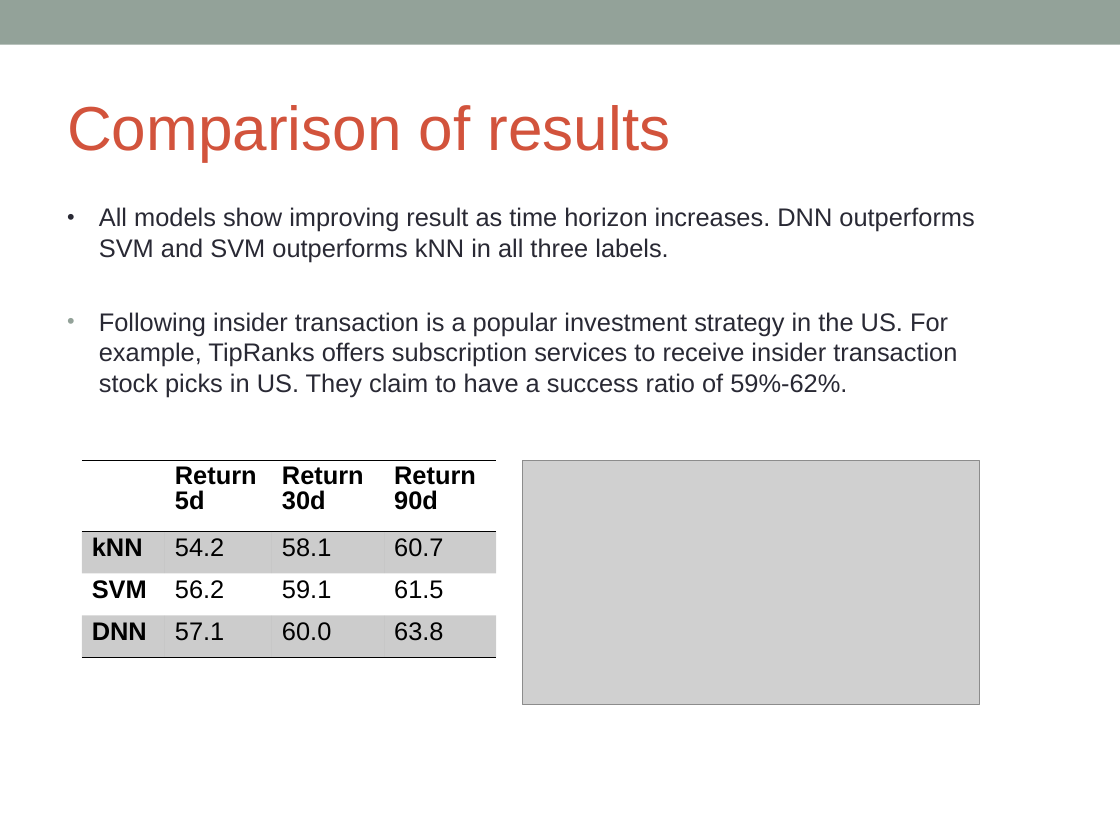
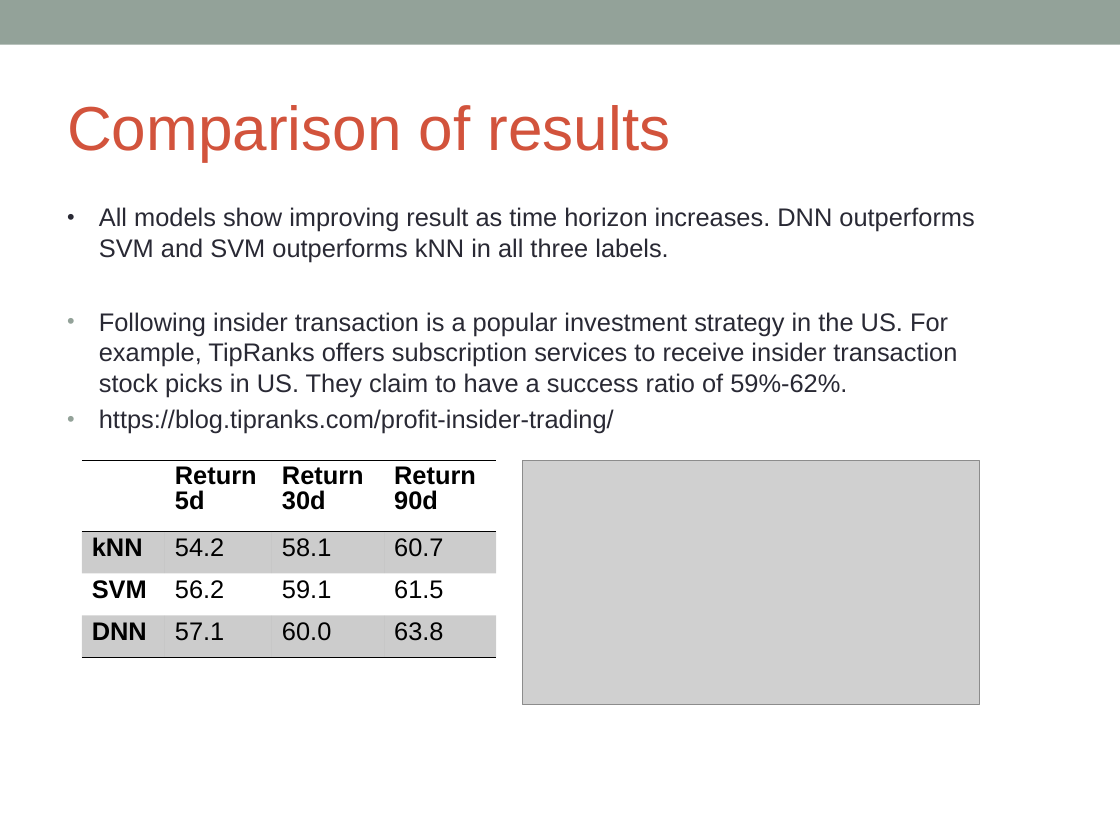
Before and after one commit to gafung/CIML, a slide deck: slide 13 of CIML presentation (Apr 18).ppt (slide 12 before the commit). Drawn at 1120x840 pixels with LibreOffice and Linux fonts; fonts in the diff are those of the drawing; grey boxes stand for pictures. Boxes give left, top, right and bottom in pixels: in the first picture for what was removed or moved away, otherwise in the second. Text is boxed around its words. In the diff, an @@ line names an element or a change of style, - is before the commit and + after.

```diff
--- a/CIML presentation (Apr 18).ppt
+++ b/CIML presentation (Apr 18).ppt
@@ text at (99, 409, 614, 434): paragraph added @@
+• https://blog.tipranks.com/profit-insider-trading/
```
Also in this commit, not shown: 1 other slide changed, 1 slide added.
